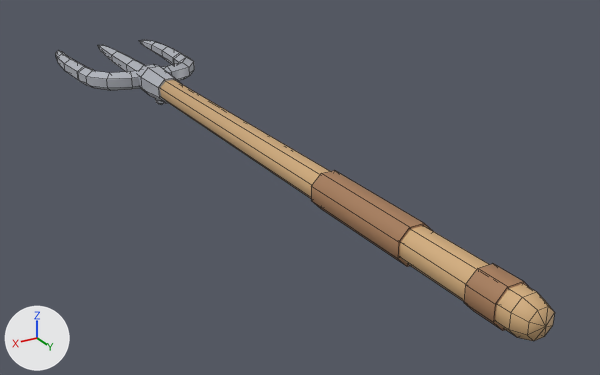
What one commit did to the FBX model Prototype/SwarmGame/Assets/SwarmPrototype/Resources/SwarmModels/Weapon_Pitchfork.fbx.
Rendered twice from a camera (50 mm lens) standing at (-0.465, 1.225, 2.508) and looking at (-1.469, -0.449, 1.671). Every picture has the same lights, and +X, +Y and +Z are marked at lower left. The picture after the commit comes second. Mesh edges are drawn as thin lines. Vertices at exactly the same position are counted once.

Names of what the first picture shows: 'Weapon_Pitchfork'.
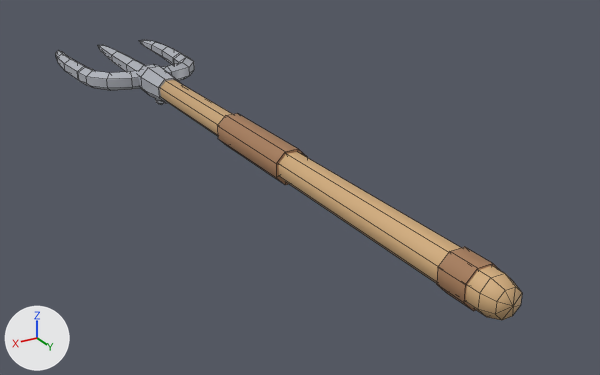
The newer file is also turned or shifted as a whole; pictures and numbers use the older file's frame.

The change, as a list of edits to the scene's bpy script:
```text
Change me_weapon_pitchfork:
    used by ob_weapon_pitchfork; location = (0.0, 0.0, 0.0)
    remove me_weapon_pitchfork.from_pydata(...)  # 256 vertices, 252 faces; spans x -1.54..-1.16, y -1.65..0.48, z 1.74..1.85
    add me_weapon_pitchfork.from_pydata(...)  # 256 vertices, 252 faces; spans x -1.54..-1.16, y -1.65..0.41, z 1.74..1.85
    me_weapon_pitchfork part 1: the loose piece of 26 vertices spanning x -1.39..-1.31, y -1.09..0.48, z 1.77..1.84 is scaled about its middle by (1, 0.954, 1), then moved by (0.0, -0.04, 0.0)
    me_weapon_pitchfork part 2: the loose piece of 32 vertices spanning x -1.39..-1.31, y -0.14..0.16, z 1.77..1.85 is moved by (0.0, -0.45, 0.0)
    me_weapon_pitchfork part 3: the loose piece of 32 vertices spanning x -1.39..-1.31, y 0.34..0.41, z 1.77..1.85 is moved by (0.0, -0.07, 0.0)
```

Boxes [x1, y1, x2, y2] around the edits, measured in the pictures (600 x 375 px; the box of a moved part takes in the faces that stretch with it):
'Weapon_Pitchfork', reshaped (7% narrower, 7% shorter)
    before: [56, 40, 555, 341]
    after: [56, 40, 522, 320]
part 1 of me_weapon_pitchfork, moved or reshaped
    before: [176, 81, 555, 341]
    after: [176, 81, 522, 320]
part 2 of me_weapon_pitchfork, moved or reshaped
    before: [311, 170, 431, 267]
    after: [217, 113, 307, 185]
part 3 of me_weapon_pitchfork, moved or reshaped
    before: [464, 264, 530, 331]
    after: [437, 247, 498, 311]
